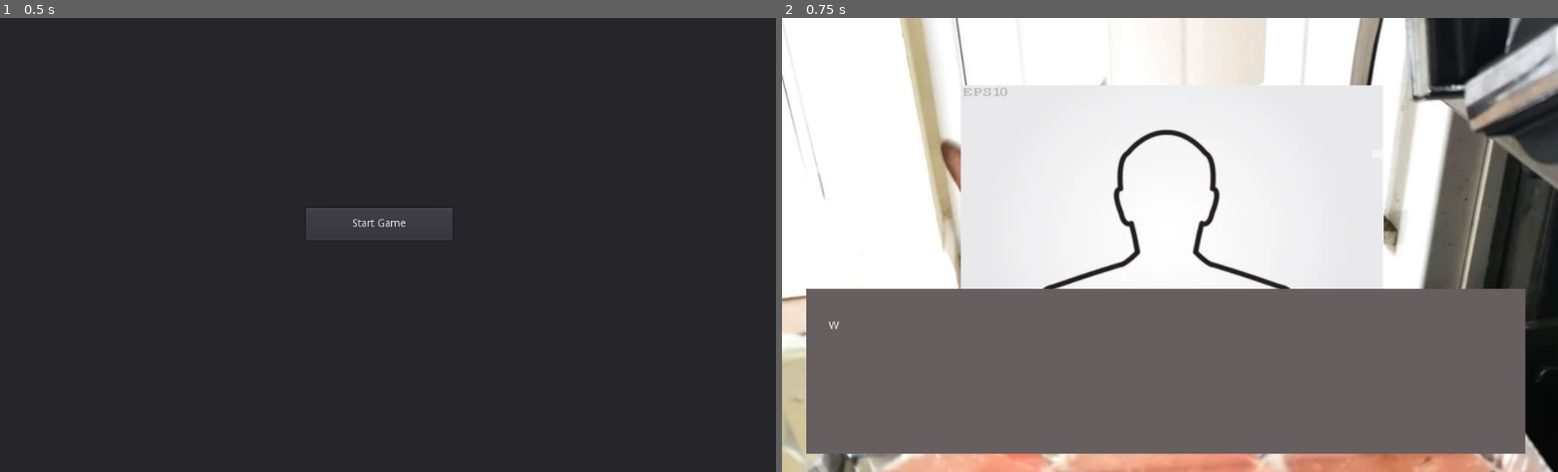
Above: before the commit, frames 1-2 (left to right).
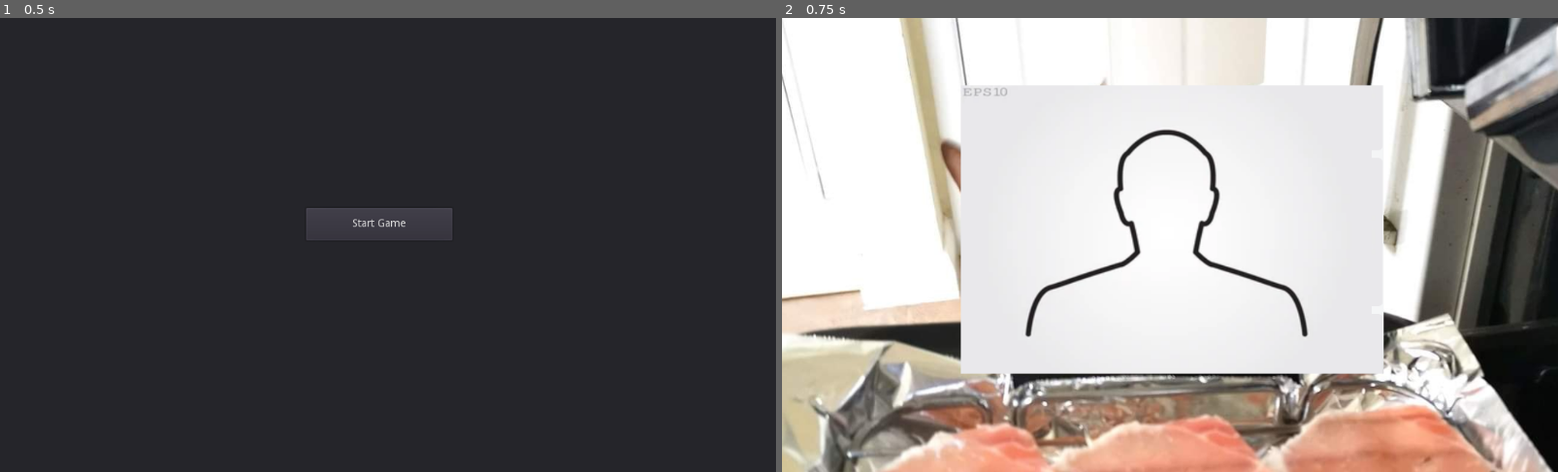
Above: after the commit, the same moments.

Repository: Feketelo/DycerLyfe-International-RenPy-
Game: Godot game, scene res://DycerLyfe.tscn
The game is run twice, just before and just after one commit, with the same random seed, the same clock (stepped at 60 frames per second) and the same inputs.
Inputs:
- Up to frame 1 (0.5 s): no input
- Up to frame 2 (0.75 s): click "Start Game" at 0.5 s

Frame 1 is identical in both runs. In frame 2, 31% of the frame differs, in the area x 3-96%, y 59-97%.
Error after the commit: Invalid get index 'DialoguePath' (on base: 'Node (Dialogue.gd)'). (res://HouseCall_1.gd:10)

Commit message:
working?

Diff:
--- a/HouseCall_1.gd
+++ b/HouseCall_1.gd
@@ -2,11 +2,15 @@
 
 onready var text = get_parent().get_node("Encounter1").encounter_1
 onready var dialogue_options = get_tree().get_nodes_in_group("dialogue_options")
+
 onready var StartScreen = get_parent().get_node("StartScreen")
-var dialogue_index = 0
+var dialogue_index = "round1"
+var current_round
+var buttons_visible = false
+onready var dialogue_path = get_parent().get_node("Encounter1").DialoguePath
 var next_index = 1
 var rng = RandomNumberGenerator.new()
-var finished
+var finished # true if text is fully displayed
 var active
 var points = 0
 var success_chance
@@ -20,41 +24,36 @@
 		if Input.is_action_just_pressed("ui_accept"):
 			print_debug("space")
 			if finished == true:
-				dialogue_index += 1
+				if current_round["choices"] and !buttons_visible:
+					display_buttons()
+				elif !current_round["choices"]:
+					set_current_round(dialogue_path[current_round]["goto"])
+					play_round()
 			else:
+				# Display Full Text
 				$TextBox/Tween.stop_all()
 				$TextBox/RichTextLabel.percent_visible = 1
 				finished = true
 
-			for button in dialogue_options:
-				if button.text == "":
-					button.visible = false
-				else:
-					button.visible = true
-			progress_scene()
+func play_round():
+	if active == true:
+		hide_buttons()
+		display_dialogue(current_round["text"])
+	else:
+		print_debug("go to next scene")
+		# go_to_next_scene()
 
-
-func progress_scene():
-	if dialogue_index < text.size():
-		active = true
-		finished = false
-		# TODO this should be a switch statement
-		if text[dialogue_index]["Type"] == "Text":
-			display_dialogue()
-		elif text[dialogue_index]["Type"] == "Choices":
-			display_buttons()
-			print_debug("display choices")
-	else:
-		$TextBox.visible = false
-		active = false
-		finished = true
-
-func display_dialogue():
-	if dialogue_index < text.size():
-		print_debug("showing text box")
-		tween_text(text[dialogue_index]["Text"])
-	else:
-		progress_scene()
+func display_dialogue(words):
+	finished = false
+	$TextBox.visible = true
+	$TextBox/RichTextLabel.visible = true
+	$TextBox/RichTextLabel.bbcode_text = words
+	$TextBox/RichTextLabel.percent_visible = 0
+	$TextBox/Tween.interpolate_property(
+	$TextBox/RichTextLabel, "percent_visible", 0, 1, 2,
+		Tween.TRANS_LINEAR, Tween.EASE_IN_OUT
+	)
+	$TextBox/Tween.start()
 
 func display_buttons():
 	var button_index = 0
@@ -63,17 +62,21 @@
 			button.text = text[dialogue_index]["Choices"][button_index]["Text"]
 		button_index += 1
 
-func tween_text(words):
-	$TextBox.visible = true
-	$TextBox/RichTextLabel.visible = true
-	$TextBox/RichTextLabel.bbcode_text = words
+	for button in dialogue_options:
+		if button.text == "":
+			button.visible = false
+		else:
+			button.visible = true
 
-	$TextBox/RichTextLabel.percent_visible = 0
-	$TextBox/Tween.interpolate_property(
-	$TextBox/RichTextLabel, "percent_visible", 0, 1, 2,
-		Tween.TRANS_LINEAR, Tween.EASE_IN_OUT
-	)
-	$TextBox/Tween.start()
+func set_current_round(goto):
+	if goto == "end":
+		active = false
+	else:
+		current_round = dialogue_path[goto]
+
+func hide_buttons():
+	for button in dialogue_options:
+		button.visible = false
 
 func calcSuccess(percent):
 	rng.randi_range(0,100) <= percent
@@ -83,43 +86,48 @@
 
 func _on_Button_pressed():
 	StartScreen.hide()
-	progress_scene()
+	play_round()
 
 func _on_dialogue_option_1_pressed():
-	if $TextBox/dialogue_option_1.text == text[dialogue_index]["Choices"][0]["Text"]:
-		success_chance = text[dialogue_index]["Choices"][0]["Success%"]
+	if $TextBox/dialogue_option_1.text == current_round["choices"]["choice_1"]["text"]:
+		success_chance = current_round["choices"]["choice_1"]["success_threshold"]
 		if calcSuccess(success_chance):
-			points += text[dialogue_index]["Choices"][0]["Points"]
-			finished = false
-			tween_text(text[dialogue_index]["Choices"][0]["SuccessText"])
+			points += current_round["choices"]["choice_1"]["points"]
+			set_current_round(current_round["choices"]["choice_1"]["success_goto"])
 		else:
-			points -= text[dialogue_index]["Choices"][0]["Points"]
-			tween_text(text[dialogue_index]["Choices"][0]["FailureText"])
-		dialogue_index = text[dialogue_index]["Choices"][0]["GoTo"]
+			points -= current_round["choices"]["choice_1"]["points"]
+			set_current_round(current_round["choices"]["choice_1"]["failure_goto"])
+		play_round()
 
 func _on_dialogue_option_2_pressed():
-	if $TextBox/dialogue_option_2.text == text[dialogue_index]["Choices"][1]["Text"]:
-		success_chance = text[dialogue_index]["Choices"][1]["Success%"]
+	if $TextBox/dialogue_option_2.text == current_round["choices"]["choice_2"]["text"]:
+		success_chance = current_round["choices"]["choice_2"]["success_threshold"]
 		if calcSuccess(success_chance):
-			points += text[dialogue_index]["Choices"][1]["Points"]
+			points += current_round["choices"]["choice_2"]["points"]
+			set_current_round(current_round["choices"]["choice_2"]["success_goto"])
 		else:
-			points -= text[dialogue_index]["Choices"][1]["Points"]
-		dialogue_index = text[dialogue_index]["Choices"][0]["GoTo"]
+			points -= current_round["choices"]["choice_2"]["points"]
+			set_current_round(current_round["choices"]["choice_2"]["failure_goto"])
+		play_round()
 
 func _on_dialogue_option_3_pressed():
-	if $TextBox/dialogue_option_3.text == text[dialogue_index]["Choices"][2]["Text"]:
-		success_chance = text[dialogue_index]["Choices"][2]["Success%"]
+	if $TextBox/dialogue_option_3.text == current_round["choices"]["choice_3"]["text"]:
+		success_chance = current_round["choices"]["choice_3"]["success_threshold"]
 		if calcSuccess(success_chance):
-			points += text[dialogue_index]["Choices"][2]["Points"]
+			points += current_round["choices"]["choice_3"]["points"]
+			set_current_round(current_round["choices"]["choice_3"]["success_goto"])
 		else:
-			points -= text[dialogue_index]["Choices"][2]["Points"]
-		dialogue_index = text[dialogue_index]["Choices"][0]["GoTo"]
+			points -= current_round["choices"]["choice_3"]["points"]
+			set_current_round(current_round["choices"]["choice_3"]["failure_goto"])
+		play_round()
 
 func _on_dialogue_option_4_pressed():
-	if $TextBox/dialogue_option_4.text == text[dialogue_index]["Choices"][3]["Text"]:
-		success_chance = text[dialogue_index]["Choices"][3]["Success%"]
+	if $TextBox/dialogue_option_4.text == current_round["choices"]["choice_4"]["text"]:
+		success_chance = current_round["choices"]["choice_4"]["success_threshold"]
 		if calcSuccess(success_chance):
-			points += text[dialogue_index]["Choices"][3]["Points"]
+			points += current_round["choices"]["choice_4"]["points"]
+			set_current_round(current_round["choices"]["choice_4"]["success_goto"])
 		else:
-			points -= text[dialogue_index]["Choices"][3]["Points"]
-		dialogue_index = text[dialogue_index]["Choices"][0]["GoTo"]
+			points -= current_round["choices"]["choice_4"]["points"]
+			set_current_round(current_round["choices"]["choice_4"]["failure_goto"])
+		play_round()
